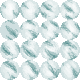
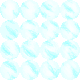
Layered file, before and after one edit (80 × 80). Changes by layer:
painted on "LSS" over [0, 0, 80, 80]
